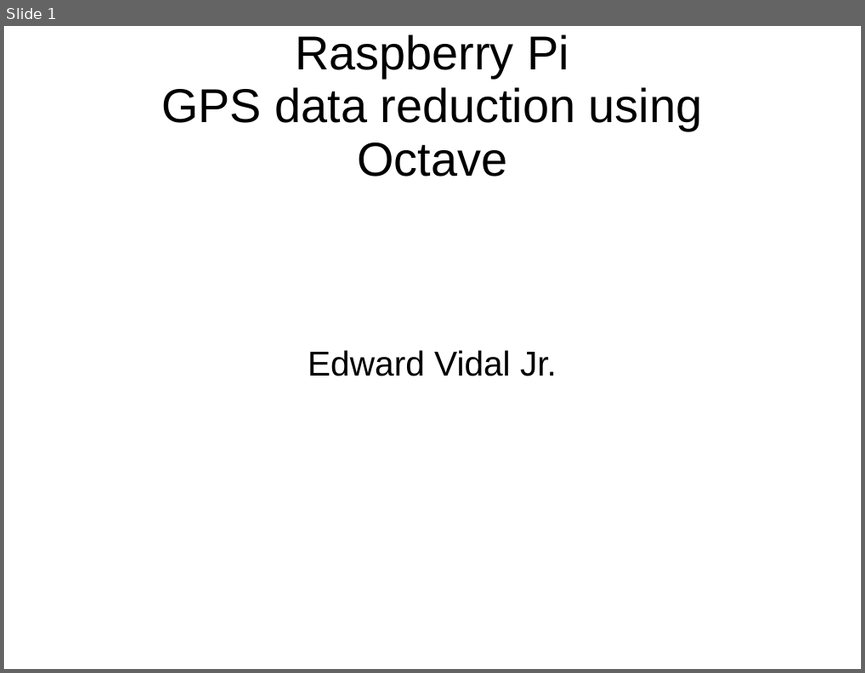
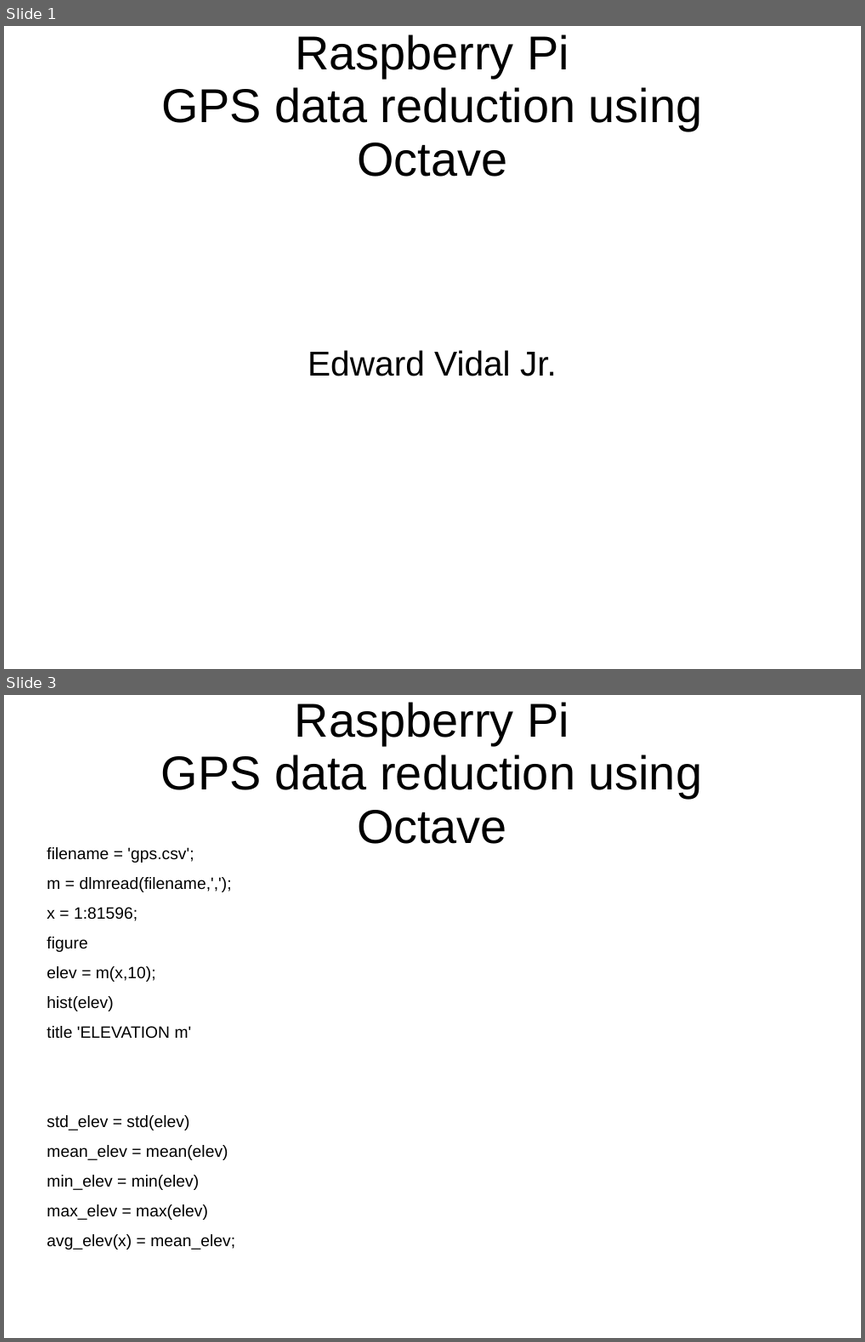
Before and after one commit to develone/EKIS, a slide deck: presentations/Raspberrypi_data_reduction.ppt. Shown one above the other, each under a label of ours: slide 1 before the commit, slides 1 and 3 after it; the slides between them are not shown. The pictures are 865x673 and 865x1342 pixels, drawn with LibreOffice and Linux fonts; fonts in the diff are those of the drawing. Boxes give left, top, right and bottom in pixels: in the first picture for what was removed or moved away, otherwise in the second. Text is boxed around its words. In the diff, an @@ line names an element or a change of style, - is before the commit and + after.

```diff
--- a/presentations/Raspberrypi_data_reduction.ppt
+++ b/presentations/Raspberrypi_data_reduction.ppt
@@ slide 3 added at (4, 695, 861, 1338), background #FFFFFF @@
@@ title added at (161, 702, 703, 844), 44 pt, text #000000 @@
+Raspberry Pi
+GPS data reduction using
+Octave
@@ text added at (46, 847, 235, 1249), 15.2 pt, text #000000 @@
+filename = 'gps.csv';
+m = dlmread(filename,',');
+x = 1:81596;
+figure
+elev = m(x,10);
+hist(elev)
+title 'ELEVATION m'
+std_elev = std(elev)
+mean_elev = mean(elev)
+min_elev = min(elev)
+max_elev = max(elev)
+avg_elev(x) = mean_elev;
```
Also in this commit, not shown: 6 other slides added, 4 slides removed, 5 other files.
